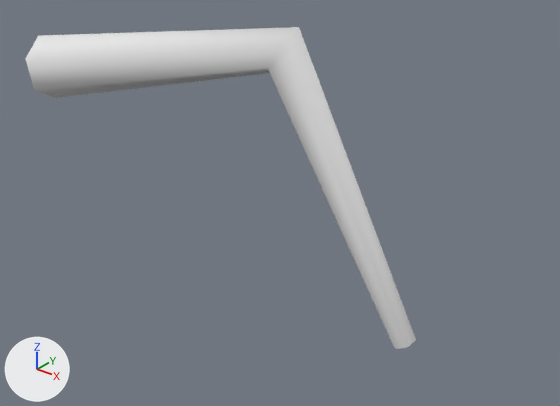
Two versions of the FBX model unity/Assets/Art/Models/Otoshibumi_Leg3.fbx, one commit apart.
Rendered twice from a 50 mm lens placed at (0.1646, -0.1122, 0.0544), pointed at (0.0609, 0.0174, -0.026). The lights are fixed; the arrows at lower left show +X, +Y and +Z. The older version comes first. Where no turn or scale is listed for an object, it has been applied to the vertices.

In view in the first picture: 'Otoshibumi_Leg3'.
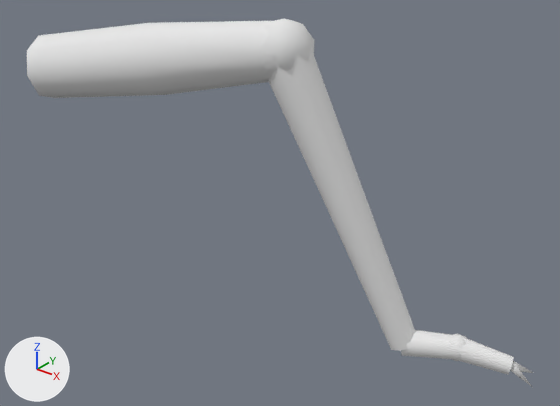
Location of each change, [x1, y1, x2, y2] in pixels of the pictures (560 x 406 px; the box of a moved part takes in the faces that stretch with it):
'Otoshibumi_Leg3', reshaped (29% wider, 14% taller): before [25, 27, 416, 349]; after [27, 19, 533, 387]
part 1 of me_otoshibumi_leg3, added: after [262, 19, 314, 73]
part 2 of me_otoshibumi_leg3, added: after [449, 333, 467, 361]
part 3 of me_otoshibumi_leg3, added: after [268, 49, 415, 351]
part 4 of me_otoshibumi_leg3, added: after [401, 330, 514, 375]
part 5 of me_otoshibumi_leg3, moved or reshaped: before [25, 27, 416, 349]; after [27, 21, 275, 97]
part 6 of me_otoshibumi_leg3, added: after [510, 361, 533, 387]

The edits, one by one:
me_otoshibumi_leg3 is used by ob_otoshibumi_leg3; location (0.0, 0.0, 0.0).
Verts and faces of me_otoshibumi_leg3; kept vertices keep their numbers, new ones are numbered from 18.
me_otoshibumi_leg3 had 18 vertices, 12 faces and spanned x -0.0028..0.0928, y -0.0068..0.0331, z -0.0613..0.0154.
me_otoshibumi_leg3 now has 130 vertices, 116 faces and spans x -0.0026..0.1205, y -0.0076..0.0425, z -0.0637..0.017.
me_otoshibumi_leg3 part 1: a new loose piece, a UV sphere (8 segments, 5 rings, poles along z) spanning x 0.0533..0.0667, y 0.0133..0.0267, z 0.003..0.017, in mat_vertexcolor (white #e7e7e7).
me_otoshibumi_leg3 part 2: a new loose piece, a UV sphere (6 segments, 4 rings, poles along z) spanning x 0.0988..0.1055, y 0.0311..0.037, z -0.0618..-0.055, in mat_vertexcolor (white #e7e7e7).
me_otoshibumi_leg3 part 3: a new loose piece of 24 vertices spanning x 0.0546..0.0933, y 0.0141..0.0336, z -0.0616..0.0126, in mat_vertexcolor (white #e7e7e7).
me_otoshibumi_leg3 part 4: a new loose piece of 18 vertices spanning x 0.0888..0.1151, y 0.0269..0.0401, z -0.0637..-0.0552, in mat_vertexcolor (white #e7e7e7).
Part 5, on me_otoshibumi_leg3:
16 vertices are removed from x -0.0028..0.0928, y -0.0068..0.0331, z -0.0613..0.0154.
12 faces are deleted.
22 vertices are added at x -0.0026..0.0622, y -0.0076..0.0262, z -0.0056..0.0165.
16 new faces join them.
Part 6, on me_otoshibumi_leg3:
New vertex 40 is at (0.1149, 0.038, -0.0591), pixel (513, 362).
New vertex 41 is at (0.1141, 0.0367, -0.0604).
New vertex 42 is at (0.1137, 0.0382, -0.0617).
New vertex 43 is at (0.1145, 0.0395, -0.0604).
New vertex 44 is at (0.1205, 0.0372, -0.0632), pixel (532, 387).
New vertex 45 is at (0.1147, 0.0385, -0.0591), pixel (513, 360).
New vertex 46 is at (0.1153, 0.0371, -0.0604), pixel (513, 369).
New vertex 47 is at (0.1139, 0.0377, -0.0617).
New vertex 48 is at (0.1133, 0.0391, -0.0604).
New vertex 49 is at (0.1187, 0.0425, -0.0632), pixel (534, 373).
New faces: (40, 41, 44), (41, 42, 44), (42, 43, 44), (40, 44, 43), (45, 46, 49), (46, 47, 49).
New faces: (47, 48, 49), (45, 49, 48).
